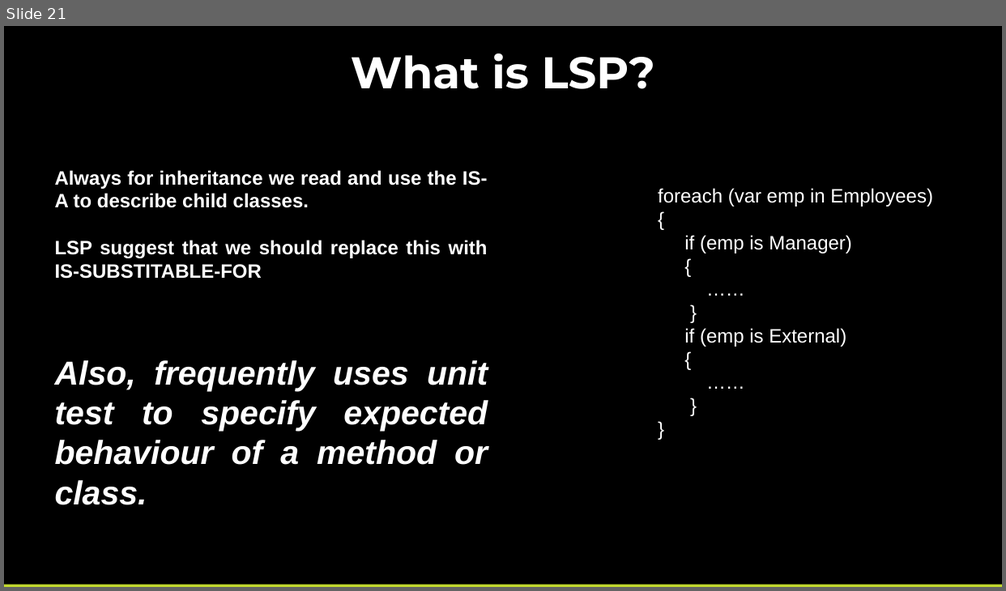
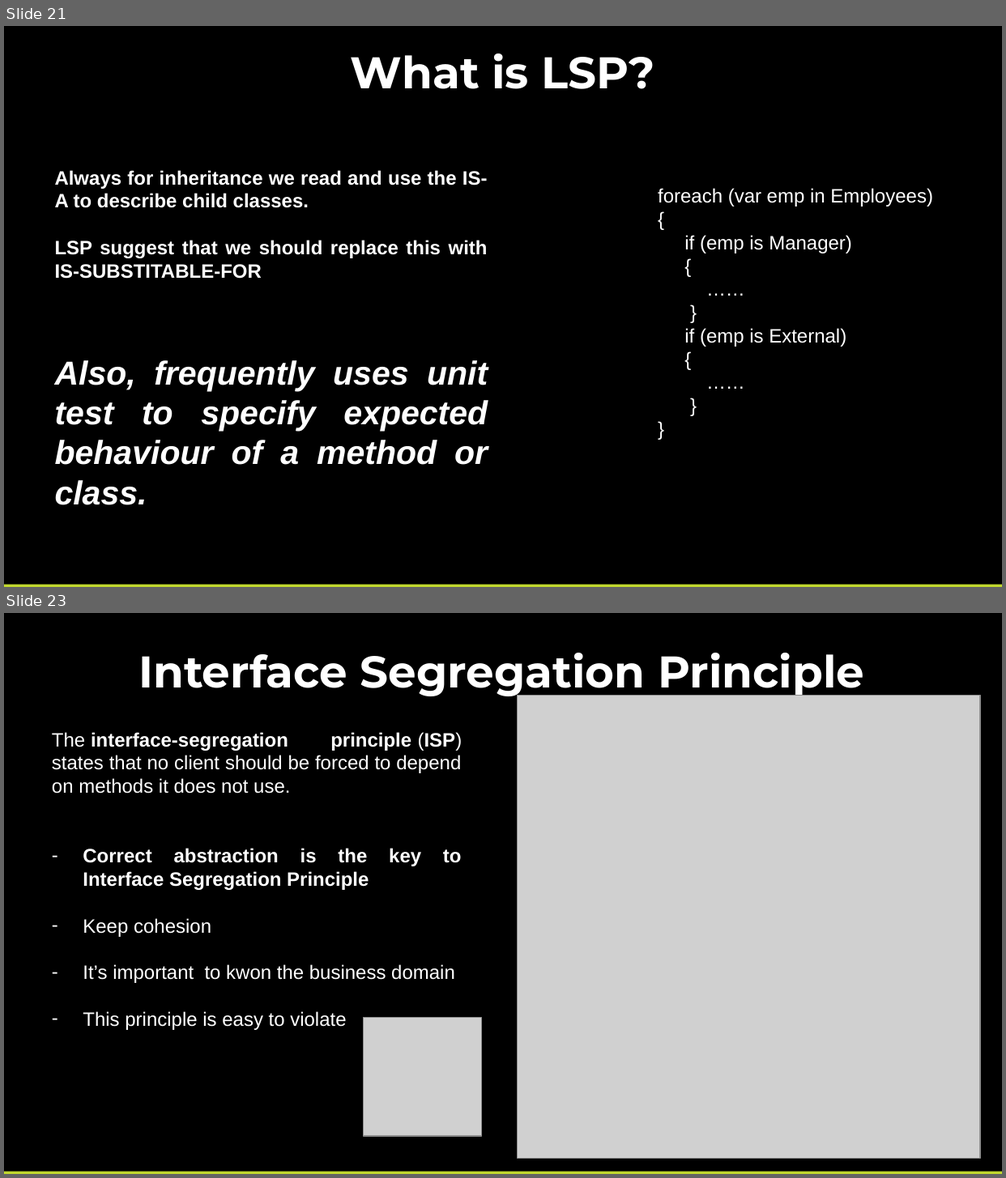
Before and after one commit to pcastellanos/TeamTraining, a slide deck: SOLID/SOLID.pptx. Shown one above the other, each under a label of ours: slide 21 before the commit, slides 21 and 23 after it; the slides between them are not shown. The pictures are 1006x591 and 1006x1178 pixels, drawn with LibreOffice and Linux fonts; fonts in the diff are those of the drawing; grey boxes stand for pictures. Boxes give left, top, right and bottom in pixels: in the first picture for what was removed or moved away, otherwise in the second. Text is boxed around its words. In the diff, an @@ line names an element or a change of style, - is before the commit and + after.

Commit message:
[InterfaceSegregation] Add PPT

```diff
--- a/SOLID/SOLID.pptx
+++ b/SOLID/SOLID.pptx
@@ slide 23 added at (4, 613, 1002, 1174), background #000000 @@
@@ text added at (138, 653, 864, 698), 32 pt, text #FFFFFF, bold @@
+Interface Segregation Principle
@@ picture added at (517, 696, 980, 1159) @@
@@ text added at (52, 732, 462, 1030), 14 pt, text #FFFFFF @@
+The interface-segregation principle (ISP) states that no client should be forced to depend on methods it does not use.
+– Correct abstraction is the key to Interface Segregation Principle
+– Keep cohesion
+– It’s important to kwon the business domain
+– This principle is easy to violate
@@ picture added at (364, 1018, 482, 1137) @@
@@ rectangle added at (4, 1172, 1002, 1174), fill #C1D82F @@
```
Also in this commit, not shown: 5 other slides added.
